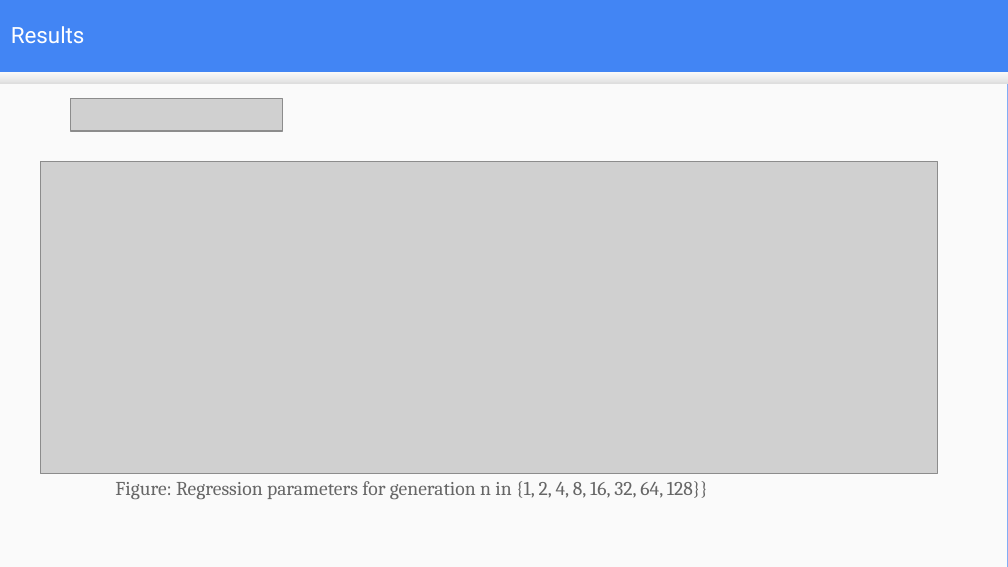
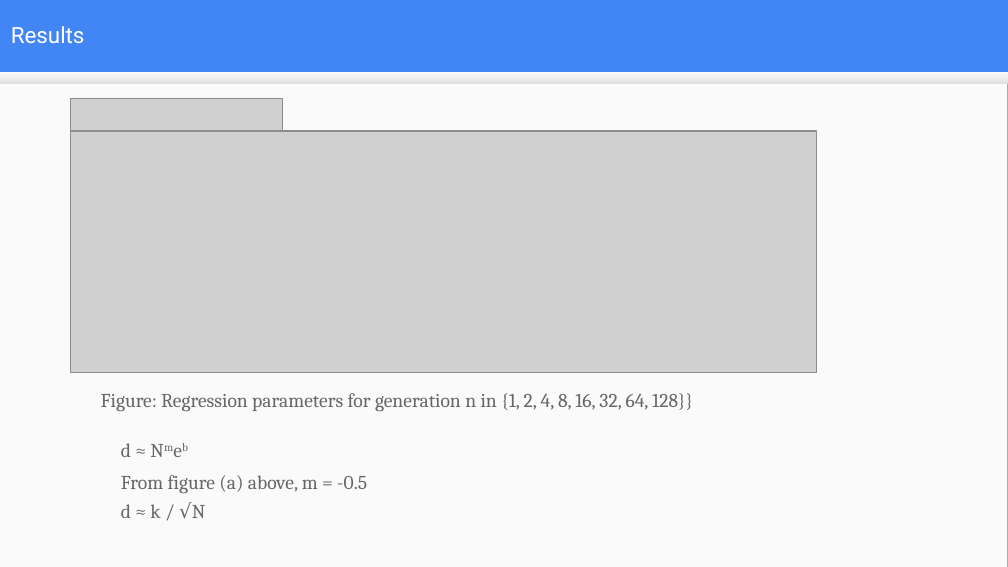
Before and after one commit to mduwalsh/project, a slide deck: slide 17 of thesis_slides_mahendra.odp. Drawn at 1008x567 pixels with LibreOffice and Linux fonts; fonts in the diff are those of the drawing; grey boxes stand for pictures. Boxes give left, top, right and bottom in pixels: in the first picture for what was removed or moved away, otherwise in the second. Text is boxed around its words. In the diff, an @@ line names an element or a change of style, - is before the commit and + after.

Commit message:
edit feb3

```diff
--- a/thesis_slides_mahendra.odp
+++ b/thesis_slides_mahendra.odp
@@ picture: place and size @@
-picture at box(40, 161, 937, 474)
+picture at box(71, 131, 816, 373)
@@ text "Figure: Regression parameters for generation ...": place and size @@
-text "Figure: Regression parameters for generation ..." at box(115, 481, 708, 500)
+text "Figure: Regression parameters for generation ..." at box(101, 393, 693, 412)
@@ text added at box(121, 443, 131, 457), 14 pt, text #666666 @@
+d ≈ Nmeb
@@ text added at box(121, 475, 367, 493), 14 pt, text #666666 @@
+From figure (a) above, m = -0.5
@@ text added at box(121, 502, 205, 519), 14 pt, text #666666 @@
+d ≈ k / √N
```
Also in this commit, not shown: 1 other slide changed.
